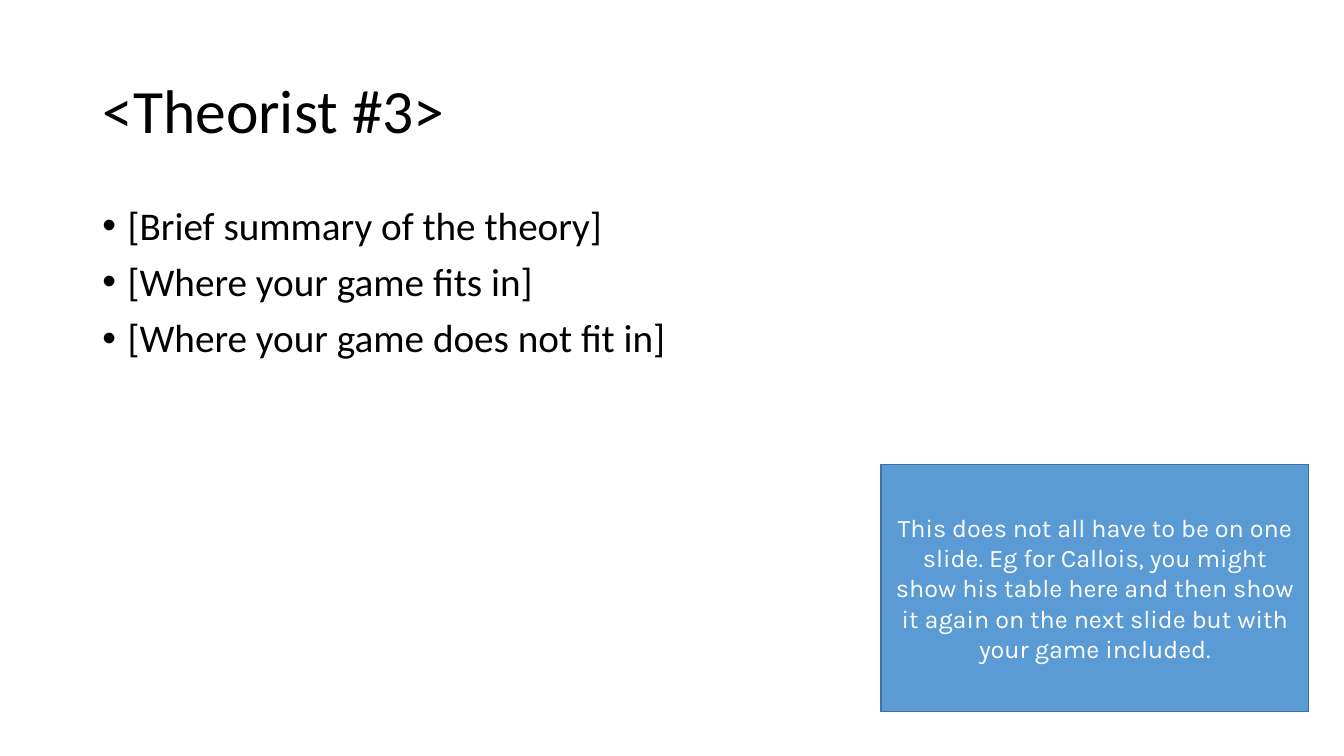
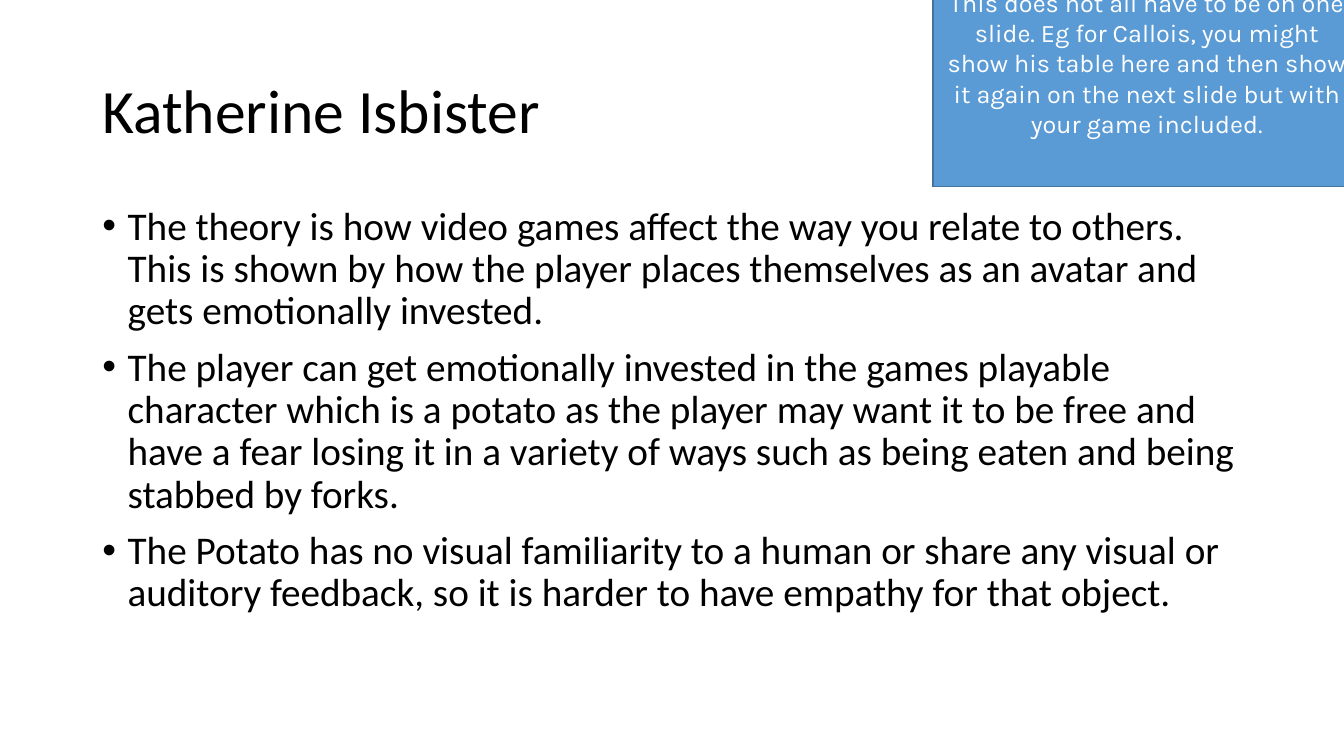
Before and after one commit to Mukkablue/PotatoEatersGame, a slide deck: slide 8 of ExamPresentationTemplate.pptx. Drawn at 1344x756 pixels with LibreOffice and Linux fonts; fonts in the diff are those of the drawing. Boxes give left, top, right and bottom in pixels: in the first picture for what was removed or moved away, otherwise in the second. Text is boxed around its words. In the diff, an @@ line names an element or a change of style, - is before the commit and + after.

Commit message:
more

```diff
--- a/ExamPresentationTemplate.pptx
+++ b/ExamPresentationTemplate.pptx
@@ rectangle "This does not all have ...": place and size @@
-rectangle "This does not all have ..." at (881,465,1309,712)
+rectangle "This does not all have ..." at (933,0,1344,187)
@@ title at (102,90,540,134): text changed @@
-<Theorist #3>
+Katherine Isbister
@@ text at (128,212,1234,613): text changed @@
-• [Brief summary of the theory]
-• [Where your game fits in]
-• [Where your game does not fit in]
+• The theory is how video games affect the way you relate to others. This is shown by how the player places themselves as an avatar and gets emotionally invested.
+• The player can get emotionally invested in the games playable character which is a potato as the player may want it to be free and have a fear losing it in a variety of ways such as being eaten and being stabbed by forks.
+• The Potato has no visual familiarity to a human or share any visual or auditory feedback, so it is harder to have empathy for that object.
```
Also in this commit, not shown: 2 other slides changed.
